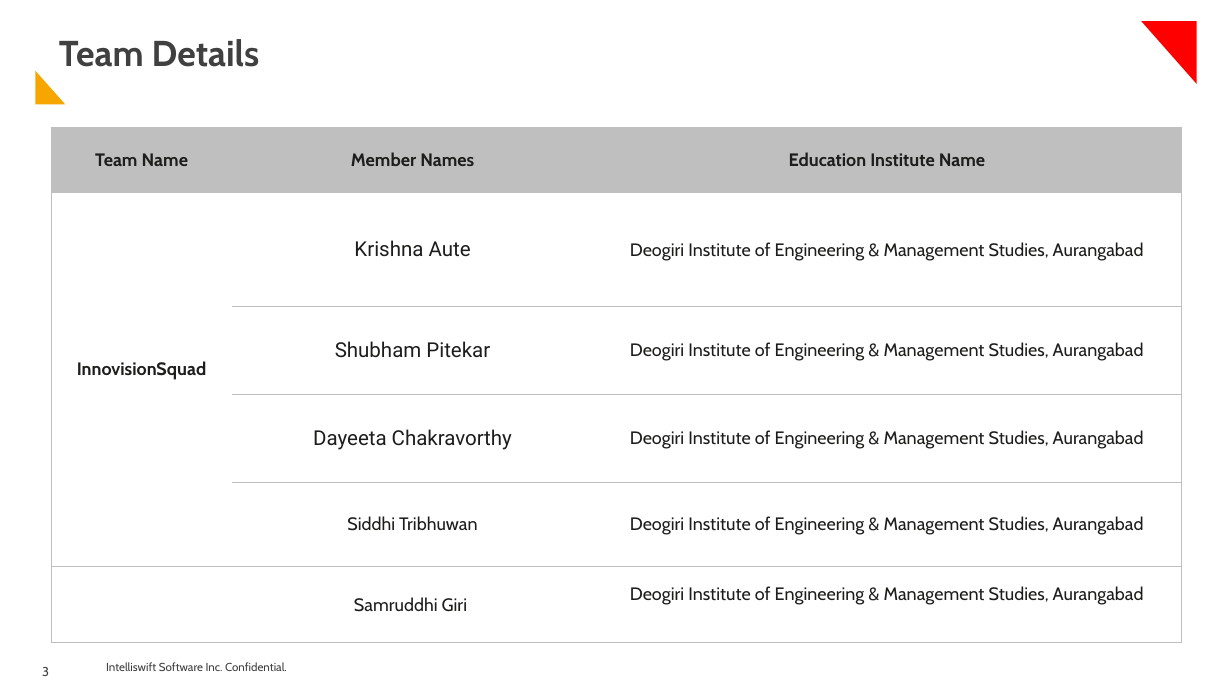
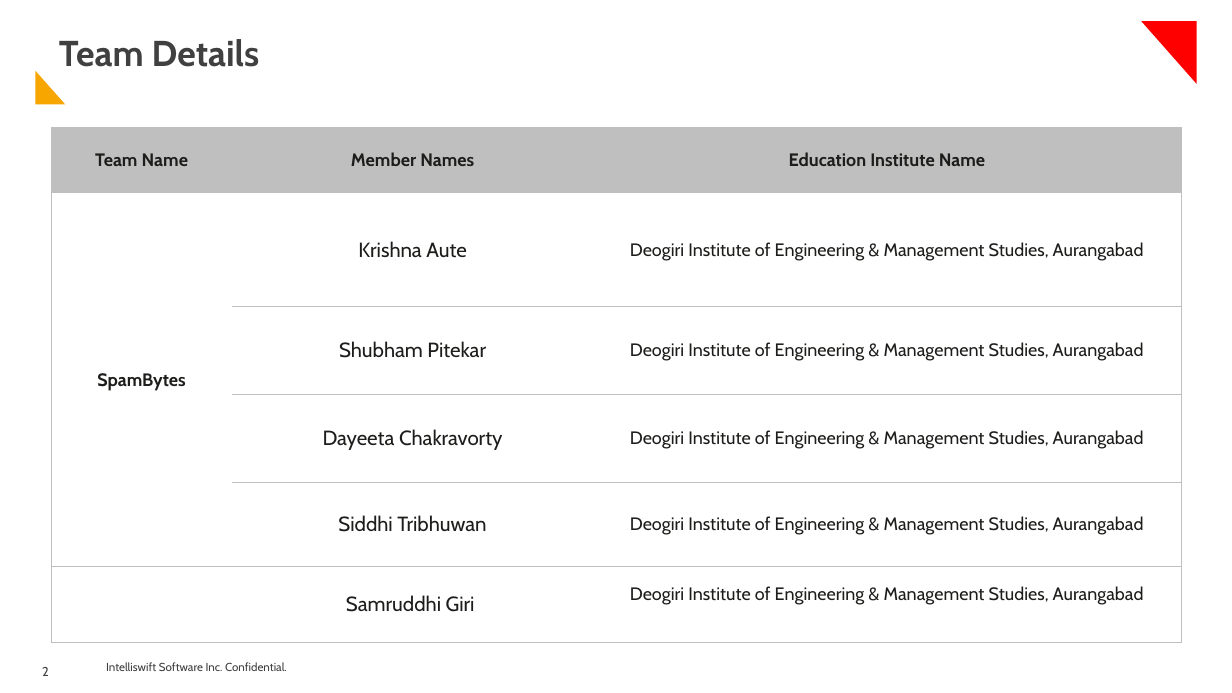
Before and after one commit to shuence/ELocate, a slide deck: slide 2 of I-nnovate_Hackathon Spam Byte Submission.pptx (slide 3 before the commit). Drawn at 1232x693 pixels with LibreOffice and Linux fonts; fonts in the diff are those of the drawing; background and template pictures are left out. Boxes give left, top, right and bottom in pixels: in the first picture for what was removed or moved away, otherwise in the second. Text is boxed around its words. In the diff, an @@ line names an element or a change of style, - is before the commit and + after.

```diff
--- a/I-nnovate_Hackathon Spam Byte Submission.pptx
+++ b/I-nnovate_Hackathon Spam Byte Submission.pptx
@@ table at (51, 127, 1181, 642) @@
-row 2, column 1: InnovisionSquad
+row 2, column 1: SpamBytes
-row 4, column 2: Dayeeta Chakravorthy
+row 4, column 2: Dayeeta Chakravorty
@@ font Roboto to Cabin in "Krishna Aute", "Shubham Pitekar" @@
@@ size 14 to 16 pt in "Siddhi Tribhuwan", "Samruddhi Giri" @@
@@ page number at (42, 667, 49, 676): text changed @@
-3
+2
```
Also in this commit, not shown: 6 other slides changed, 2 slides removed.
